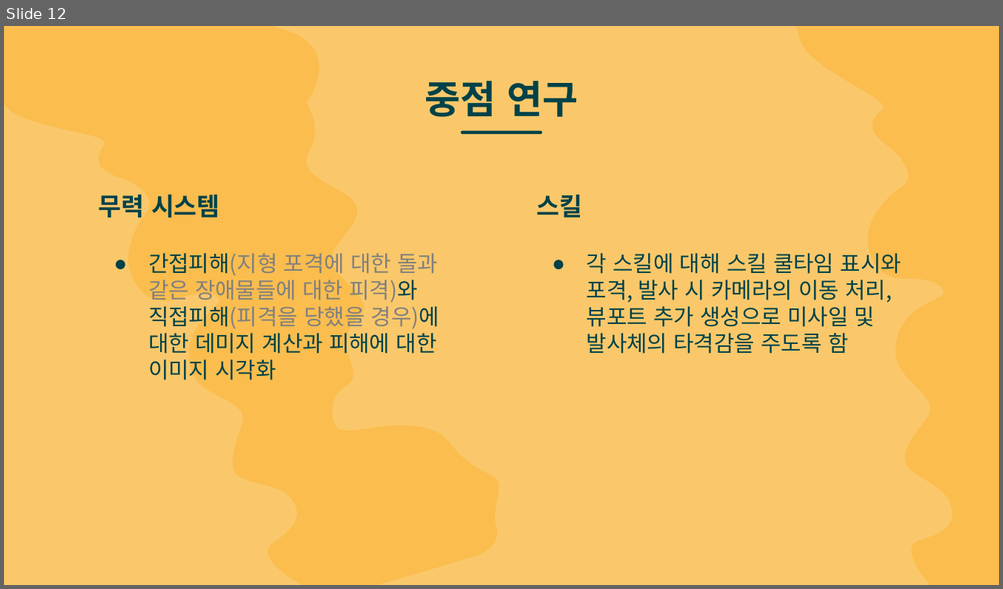
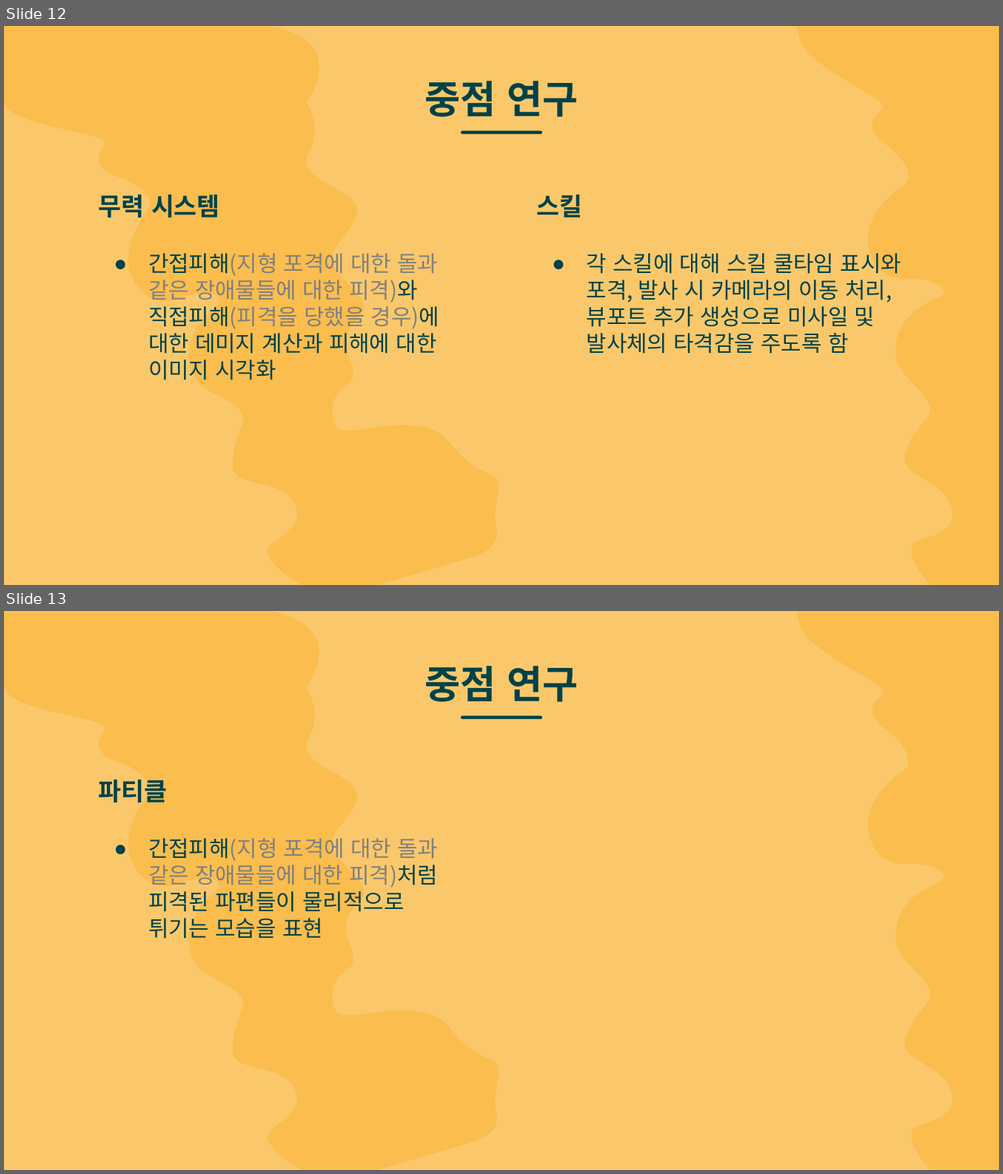
Before and after one commit to kiption/XD, a slide deck: 졸작_기획/XD_기획_초안.pptx. Shown one above the other, each under a label of ours: slide 12 before the commit, slides 12 and 13 after it. The pictures are 1003x589 and 1003x1174 pixels, drawn with LibreOffice and Linux fonts; fonts in the diff are those of the drawing. Boxes give left, top, right and bottom in pixels: in the first picture for what was removed or moved away, otherwise in the second. Text is boxed around its words. In the diff, an @@ line names an element or a change of style, - is before the commit and + after.

```diff
--- a/졸작_기획/XD_기획_초안.pptx
+++ b/졸작_기획/XD_기획_초안.pptx
@@ slide 13 added at box(4, 611, 999, 1170), background #FAC86A; not listed: 2 template elements that a slide beside it also shows @@
@@ title added at box(425, 666, 578, 702), 28 pt, text #004249, bold @@
+중점 연구
@@ rounded rectangle added at box(461, 715, 542, 718), fill #004249 @@
@@ title added at box(99, 780, 168, 803), 18 pt, text #004249, bold @@
+파티클
@@ text added at box(148, 838, 438, 939), 16 pt, text #004249 @@
+● 간접피해(지형 포격에 대한 돌과 같은 장애물들에 대한 피격)처럼 피격된 파편들이 물리적으로 튀기는 모습을 표현
```
Also in this commit, not shown: 1 slide changed.
